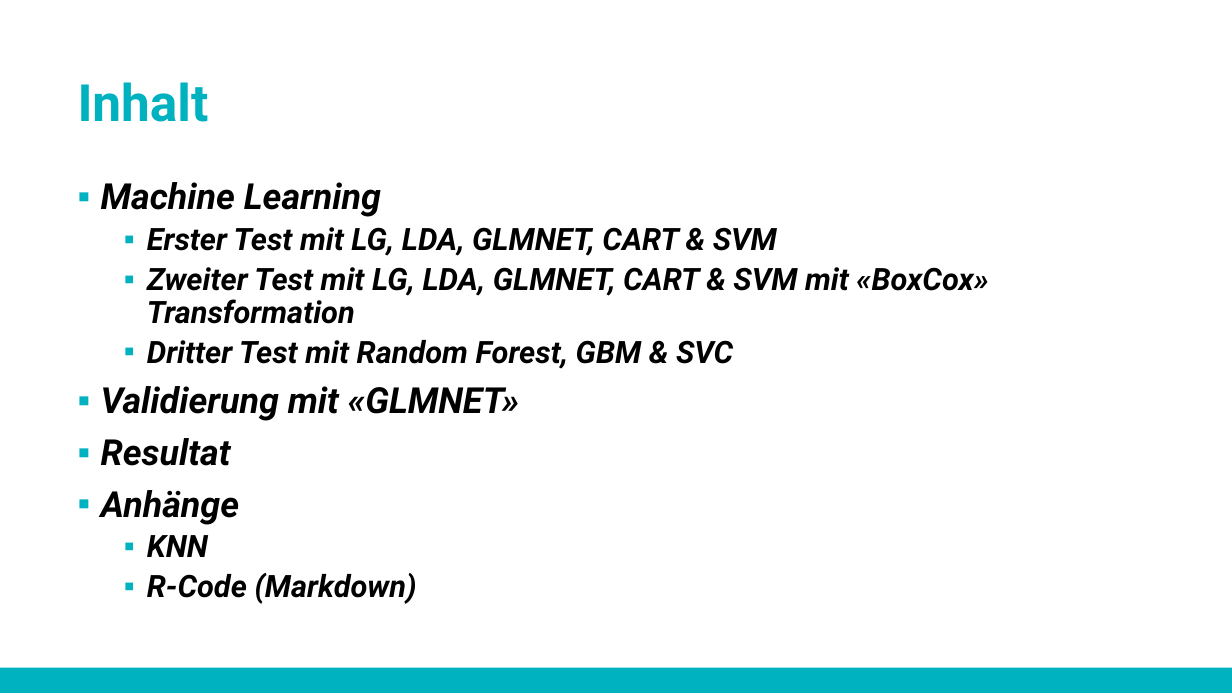
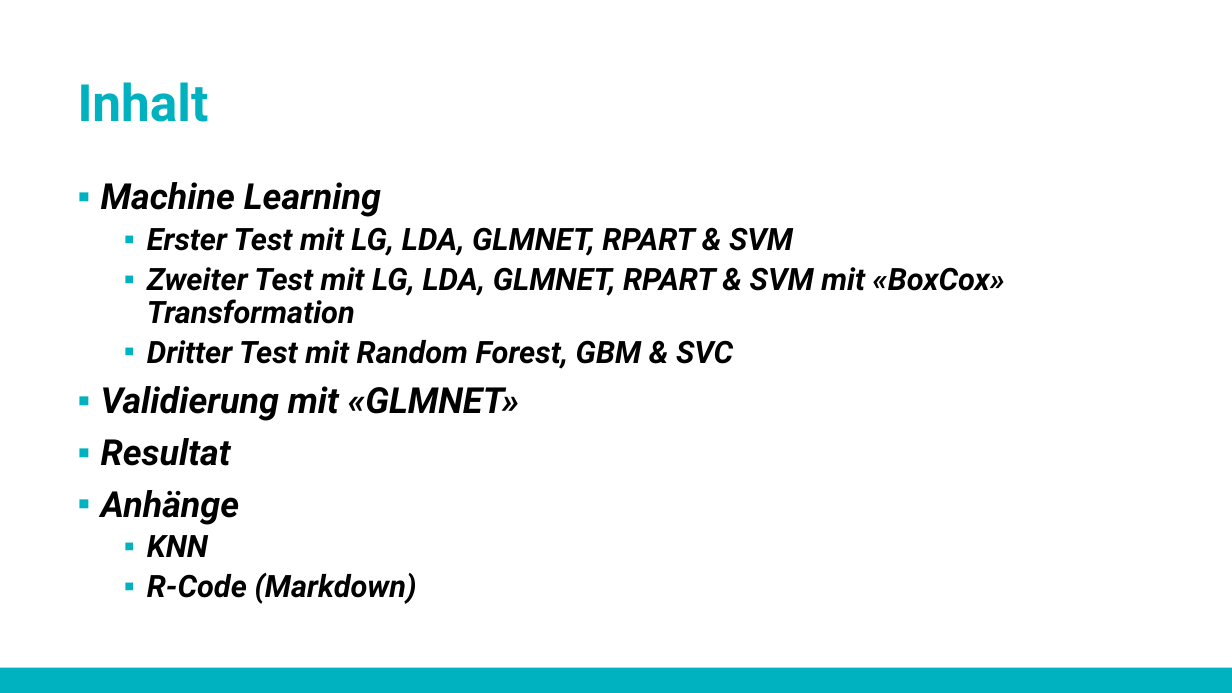
Before and after one commit to uwalcher/Fallstudie-blood-donation, a slide deck: slide 3 of Fallstudie final 1.pptx. Drawn at 1232x693 pixels with LibreOffice and Linux fonts; fonts in the diff are those of the drawing; background and template pictures are left out. Boxes give left, top, right and bottom in pixels: in the first picture for what was removed or moved away, otherwise in the second. Text is boxed around its words. In the diff, an @@ line names an element or a change of style, - is before the commit and + after.

Commit message:
RPART angepasst

```diff
--- a/Fallstudie final 1.pptx
+++ b/Fallstudie final 1.pptx
@@ text at <box>147,227,1005,324</box>: text changed @@
-  ▪ Erster Test mit LG, LDA, GLMNET, CART & SVM
-  ▪ Zweiter Test mit LG, LDA, GLMNET, CART & SVM mit «BoxCox» Transformation
+  ▪ Erster Test mit LG, LDA, GLMNET, RPART & SVM
+  ▪ Zweiter Test mit LG, LDA, GLMNET, RPART & SVM mit «BoxCox» Transformation
```
Also in this commit, not shown: 3 other slides changed.
